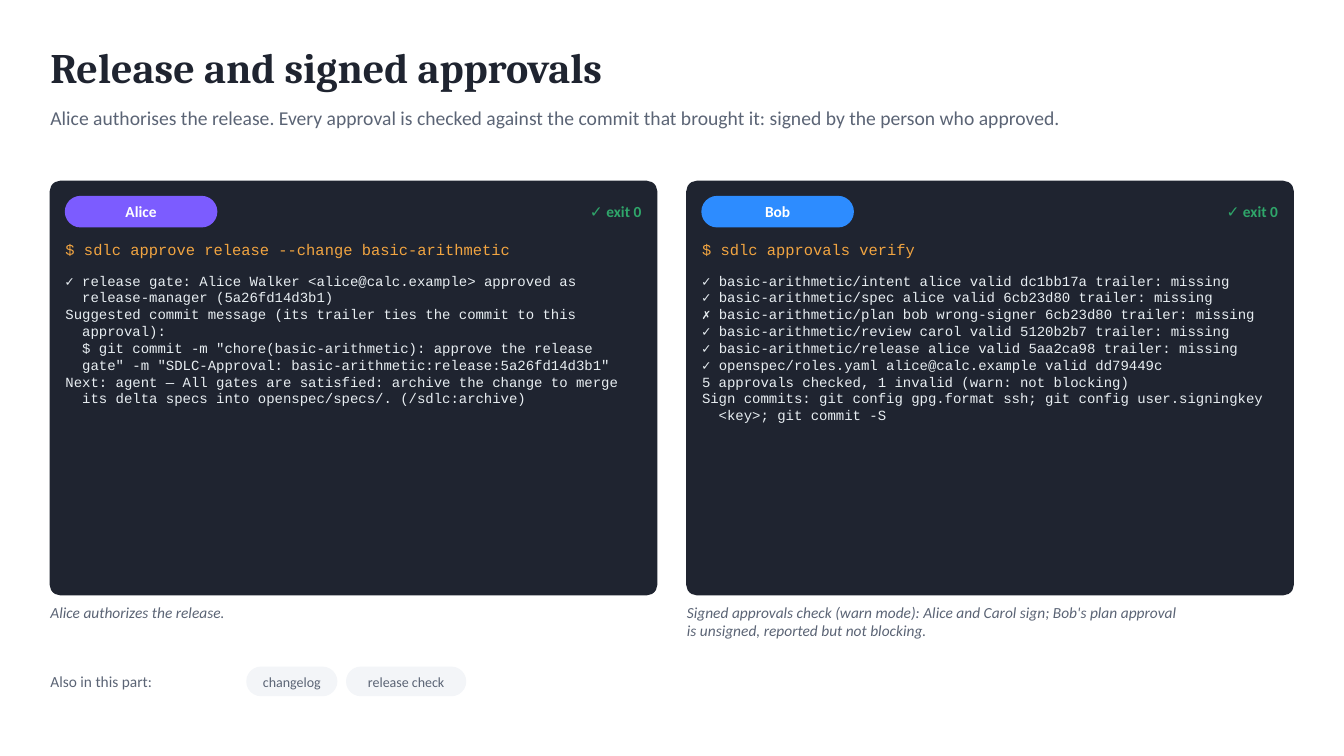
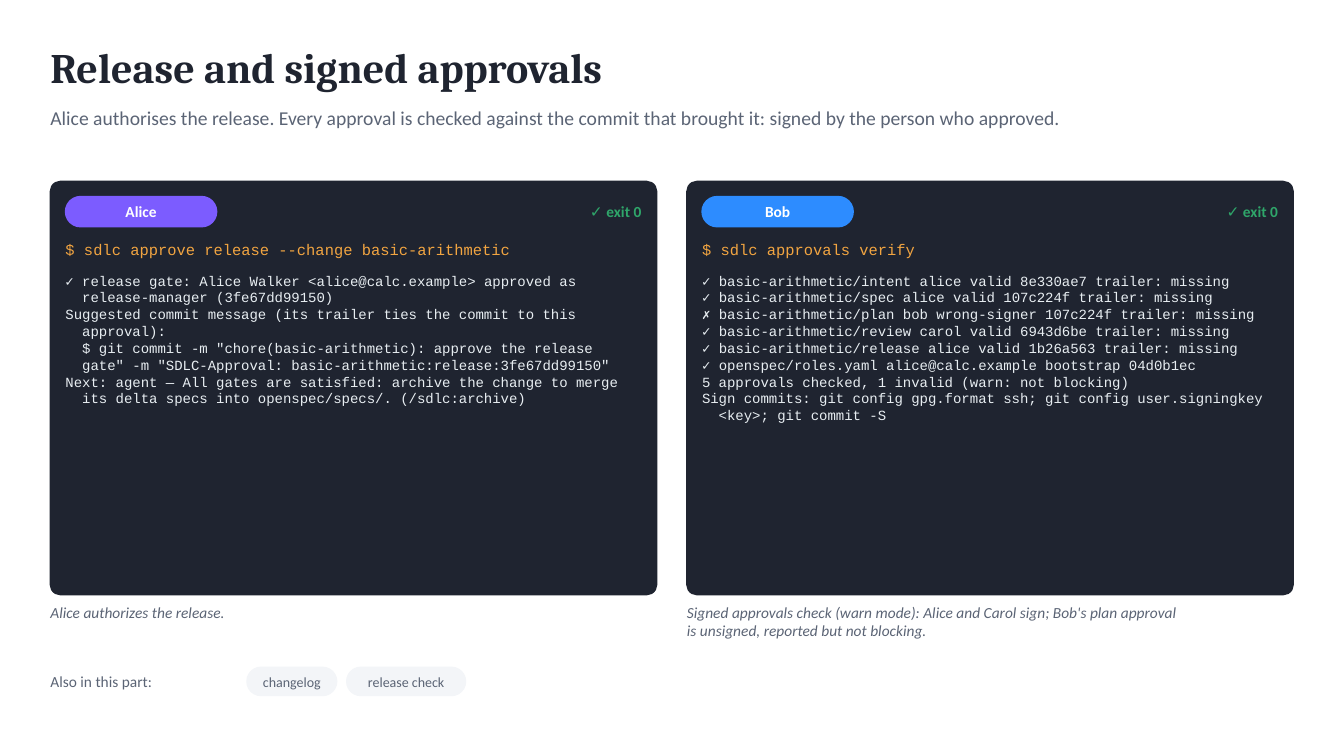
Before and after one commit to marin-ai-tech/sdlc, a slide deck: slide 13 of docs/demo/sdlc-calculator-demo.en.pptx. Drawn at 1344x756 pixels with LibreOffice and Linux fonts; fonts in the diff are those of the drawing. Boxes give left, top, right and bottom in pixels: in the first picture for what was removed or moved away, otherwise in the second. Text is boxed around its words. In the diff, an @@ line names an element or a change of style, - is before the commit and + after.

Commit message:
fix: signing: required can pass after the roles.yaml key bootstrap; no history trick passes (0.16.3)
- A team that adds signing keys to an existing roles.yaml can now reach
  signing: required. Commits before any key are pre-signing; the commit
  that adds the first keys is checked against its own version and is
  bootstrap when a maintainer listed there signed it. Only one bootstrap
  is allowed; more than one is bootstrap-conflict.
- The roles.yaml history is read in full. A merge that takes a branch's
  roles.yaml passes as merge only when that branch grew from a base with
  keys; a stale branch cannot drop the keys or bring keys of its own.
- With --mode required, a roles.yaml deleted at HEAD is still checked; a
  shallow clone (shallow_history) or grafts (rewritten_history) are
  refused; replace objects are ignored; a git error fails closed.
- Docs: the bootstrap steps, fetch-depth: 0 in CI, and the limit of the
  check for a force-pushed history.

SDLC-Agent: claude-code

```diff
--- a/docs/demo/sdlc-calculator-demo.en.pptx
+++ b/docs/demo/sdlc-calculator-demo.en.pptx
@@ text at [82, 292, 333, 305]: text changed @@
-release-manager (5a26fd14d3b1)
+release-manager (3fe67dd99150)
@@ text at [719, 276, 1255, 373]: text changed @@
-✓ basic-arithmetic/intent alice valid dc1bb17a trailer: missing
-✓ basic-arithmetic/spec alice valid 6cb23d80 trailer: missing
-✗ basic-arithmetic/plan bob wrong-signer 6cb23d80 trailer: missing
-✓ basic-arithmetic/review carol valid 5120b2b7 trailer: missing
-✓ basic-arithmetic/release alice valid 5aa2ca98 trailer: missing
-✓ openspec/roles.yaml alice@calc.example valid dd79449c
+✓ basic-arithmetic/intent alice valid 8e330ae7 trailer: missing
+✓ basic-arithmetic/spec alice valid 107c224f trailer: missing
+✗ basic-arithmetic/plan bob wrong-signer 107c224f trailer: missing
+✓ basic-arithmetic/review carol valid 6943d6be trailer: missing
+✓ basic-arithmetic/release alice valid 1b26a563 trailer: missing
+✓ openspec/roles.yaml alice@calc.example bootstrap 04d0b1ec
@@ text at [82, 360, 609, 373]: text changed @@
-gate" -m "SDLC-Approval: basic-arithmetic:release:5a26fd14d3b1"
+gate" -m "SDLC-Approval: basic-arithmetic:release:3fe67dd99150"
```
Also in this commit, not shown: 4 other slides changed, 46 other files.
